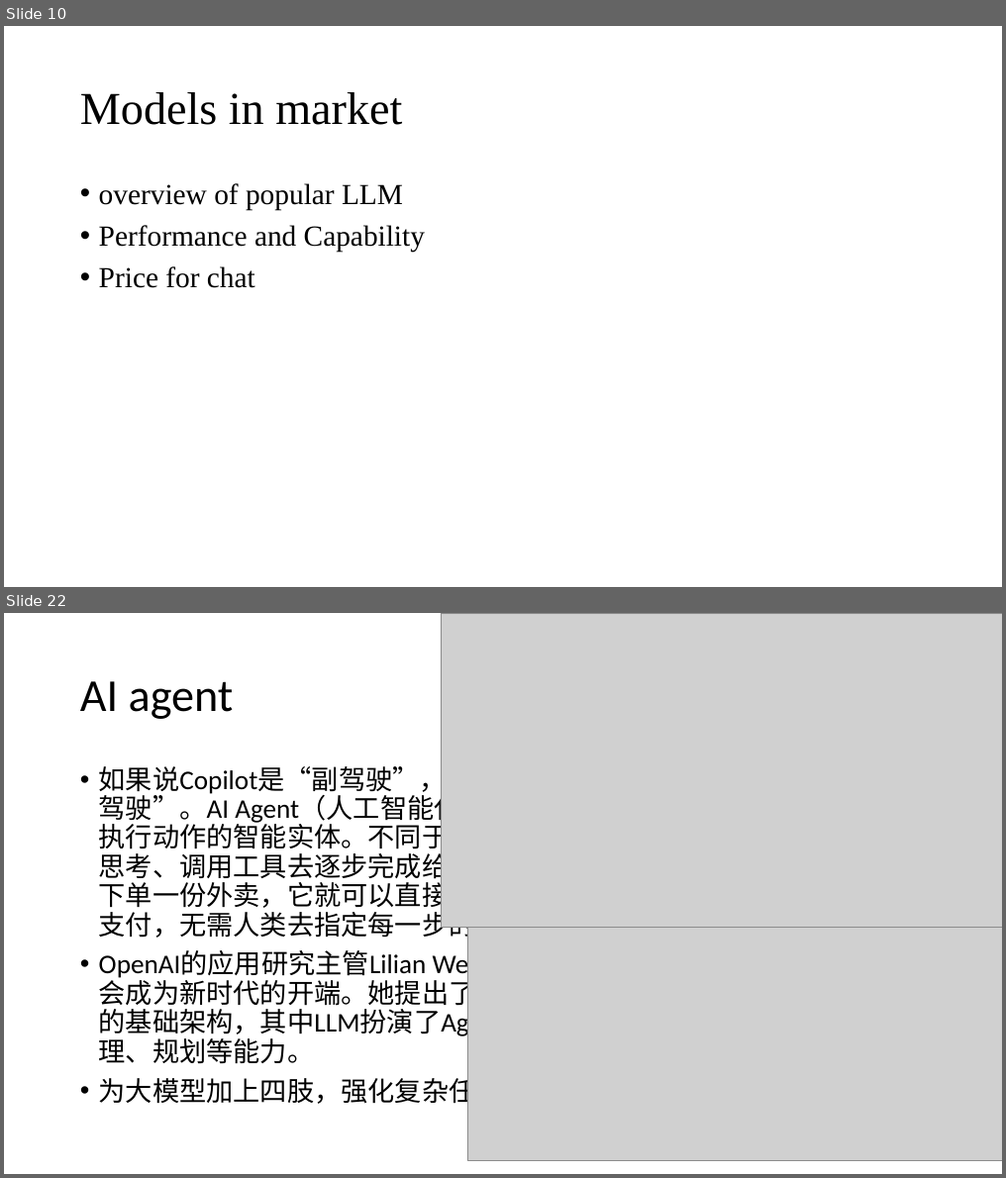
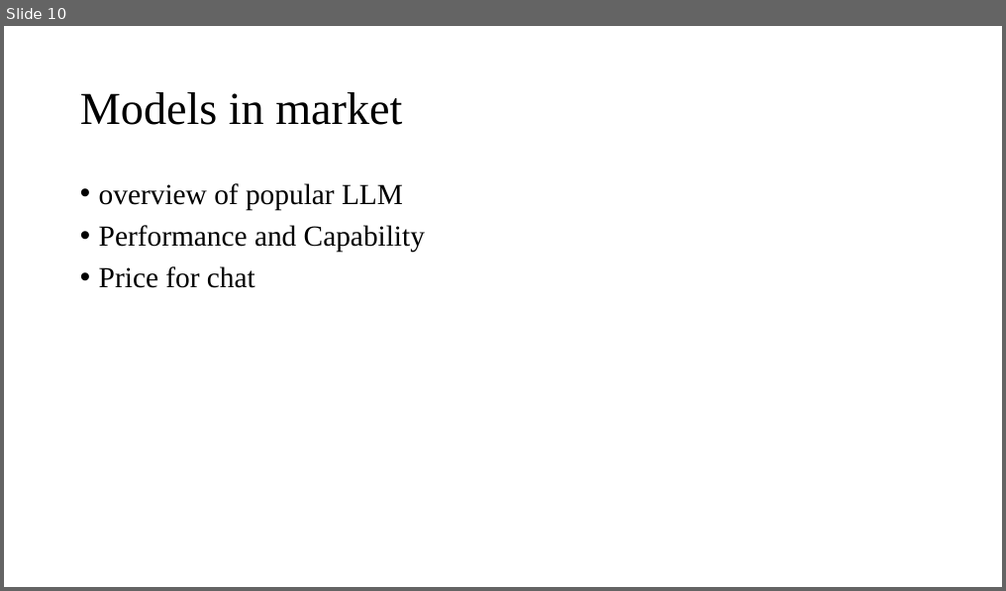
Before and after one commit to dlmuzpy/Analysis-of-Large-Language-Models, a slide deck: LLM analysis.pptx. Shown one above the other, each under a label of ours: slides 10 and 22 before the commit, slide 10 after it; the slides between them are not shown. The pictures are 1006x1178 and 1006x591 pixels, drawn with LibreOffice and Linux fonts; fonts in the diff are those of the drawing; grey boxes stand for pictures. Boxes give left, top, right and bottom in pixels: in the first picture for what was removed or moved away, otherwise in the second. Text is boxed around its words. In the diff, an @@ line names an element or a change of style, - is before the commit and + after.

```diff
--- a/LLM analysis.pptx
+++ b/LLM analysis.pptx
@@ slide 22 removed at bbox=[4, 613, 1002, 1174], background #FFFFFF @@
@@ picture removed at bbox=[441, 613, 1002, 928] @@
@@ picture removed at bbox=[467, 666, 1002, 1161] @@
@@ title removed at bbox=[80, 681, 234, 719] @@
-AI agent
@@ text removed at bbox=[99, 761, 924, 1107] @@
-• 如果说Copilot是“副驾驶”，那么Agent则可以算得上一个初级的“主驾驶”。AI Agent（人工智能代理）是一种能够感知环境、进行决策和执行动作的智能实体。不同于传统的人工智能，AI Agent具备通过独立思考、调用工具去逐步完成给定目标的能力。比如，告诉AI Agent帮忙下单一份外卖，它就可以直接调用APP选择外卖，再调用支付程序下单支付，无需人类去指定每一步的操作。
-• OpenAI的应用研究主管Lilian Weng撰写了一篇博客，认为AI Agent可能会成为新时代的开端。她提出了Agent=LLM+规划技能+记忆+工具使用的基础架构，其中LLM扮演了Agent的“大脑”，在这个系统中提供推理、规划等能力。
-• 为大模型加上四肢，强化复杂任务处理能力
```
Also in this commit, not shown: 10 other slides removed, 1 other file.
